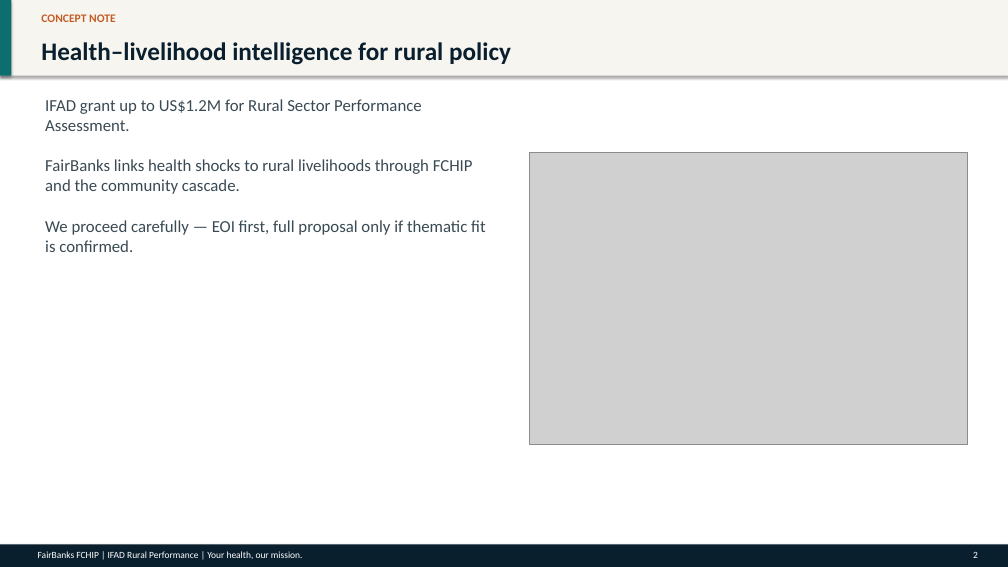
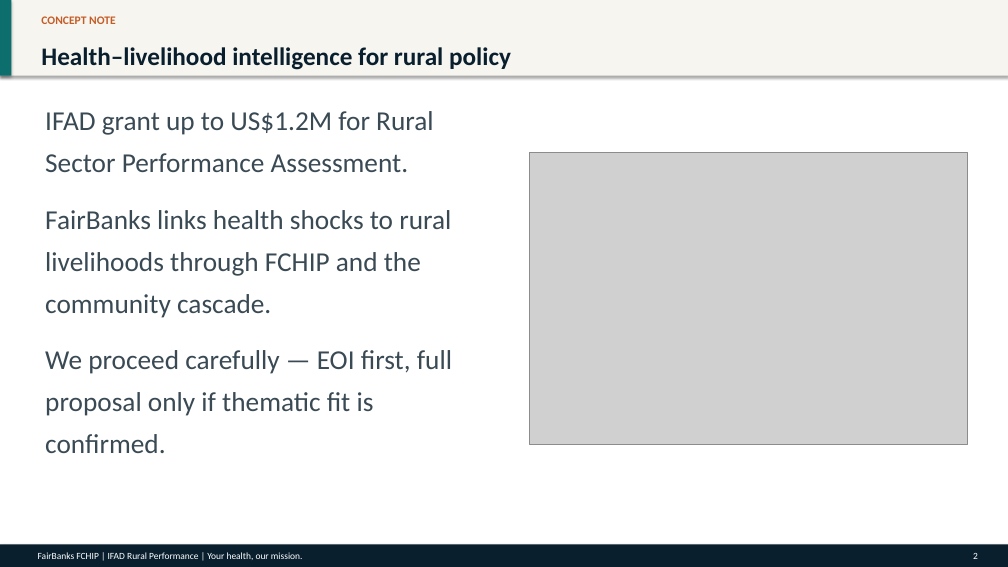
Before and after one commit to WASSWA2624/fairbanks, a slide deck: slide 2 of applications/ifad/documents/ifad_ppt.pptx. Drawn at 1008x567 pixels with LibreOffice and Linux fonts; fonts in the diff are those of the drawing; grey boxes stand for pictures. Boxes give left, top, right and bottom in pixels: in the first picture for what was removed or moved away, otherwise in the second. Text is boxed around its words. In the diff, an @@ line names an element or a change of style, - is before the commit and + after.

Commit message:
Enhance PowerPoint generation scripts across multiple applications by introducing balanced text box sizing and vertical alignment for improved readability. Update font sizes for various text elements to ensure consistency and clarity in presentations. Adjust document formatting rules to align with project branding and enhance overall presentation quality.

```diff
--- a/applications/ifad/documents/ifad_ppt.pptx
+++ b/applications/ifad/documents/ifad_ppt.pptx
@@ text "CONCEPT NOTE" at [41,16,116,24]: line spacing 1 to 1.15; more space between paragraphs @@
@@ text "Health–livelihood intelligence for rural policy" at [41,47,511,70]: line spacing 1 to 1.15; more space between paragraphs @@
@@ text at [45,111,452,453]: text changed; size 16 to 26 pt @@
-IFAD grant up to US$1.2M for Rural Sector Performance Assessment.
-FairBanks links health shocks to rural livelihoods through FCHIP and the community cascade.
-We proceed carefully — EOI first, full proposal only if thematic fit is confirmed.
+IFAD grant up to US$1.2M for Rural Sector Performance Assessment.
+FairBanks links health shocks to rural livelihoods through FCHIP and the community cascade.
+We proceed carefully — EOI first, full proposal only if thematic fit is confirmed.
```
Also in this commit, not shown: 9 other slides changed, 50 other files.
